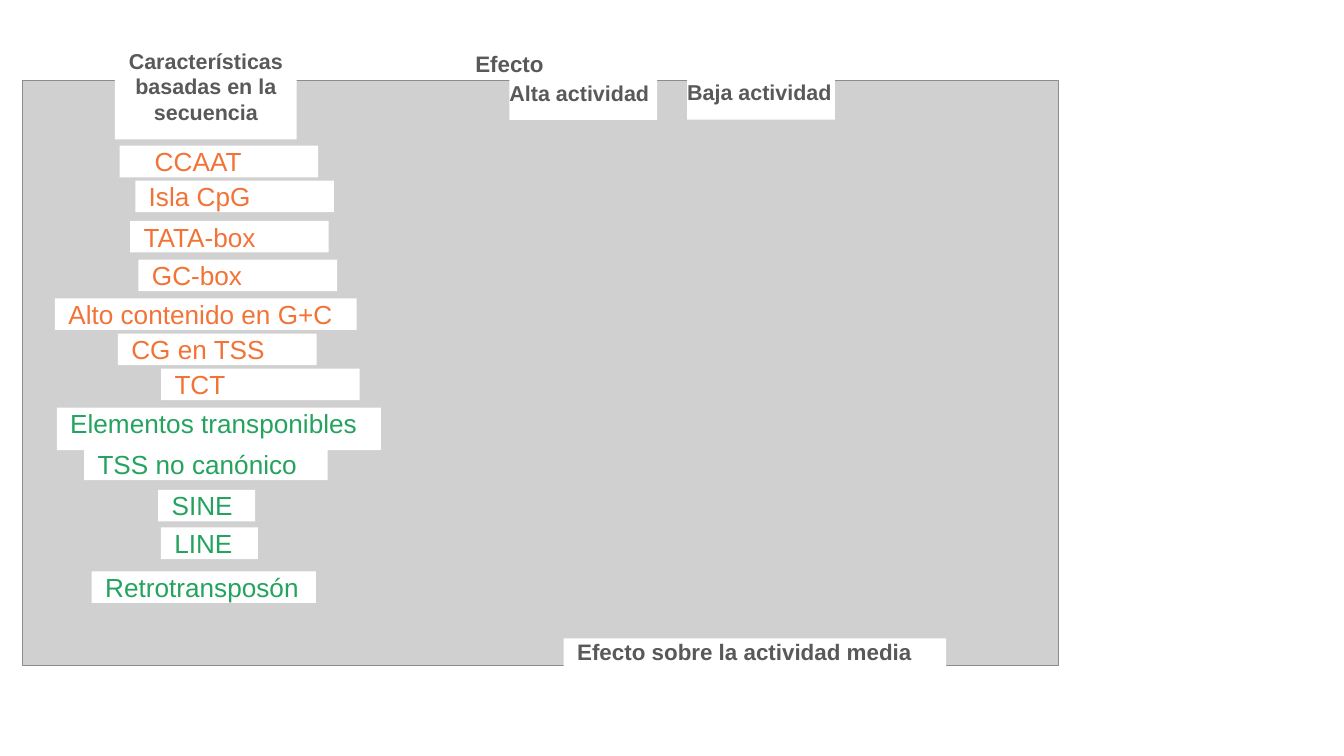
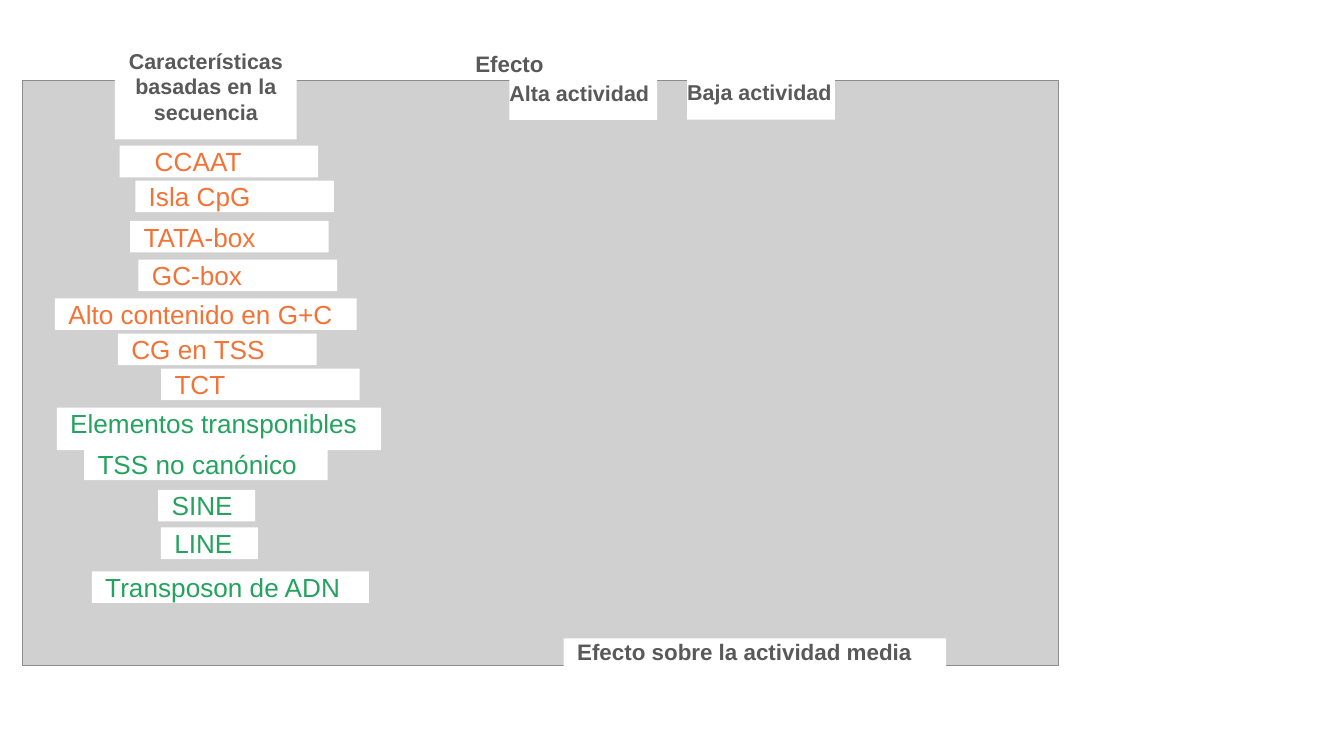
Before and after one commit to martin-iungman/TesisDoc, a slide deck: slide 8 of docs/Fig R2.pptx (slide 4 before the commit). Drawn at 1344x756 pixels with LibreOffice and Linux fonts; fonts in the diff are those of the drawing; grey boxes stand for pictures. Boxes give left, top, right and bottom in pixels: in the first picture for what was removed or moved away, otherwise in the second. Text is boxed around its words. In the diff, an @@ line names an element or a change of style, - is before the commit and + after.

```diff
--- a/docs/Fig R2.pptx
+++ b/docs/Fig R2.pptx
@@ rectangle removed at (x1=91, y1=571, x2=316, y2=603) @@
-Retrotransposón
@@ rectangle added at (x1=91, y1=571, x2=368, y2=603), fill #FFFFFF, 14 pt, text #24A35F @@
+Transposon de ADN
```
Also in this commit, not shown: 6 slides added, 3 slides removed, 3 other files.
